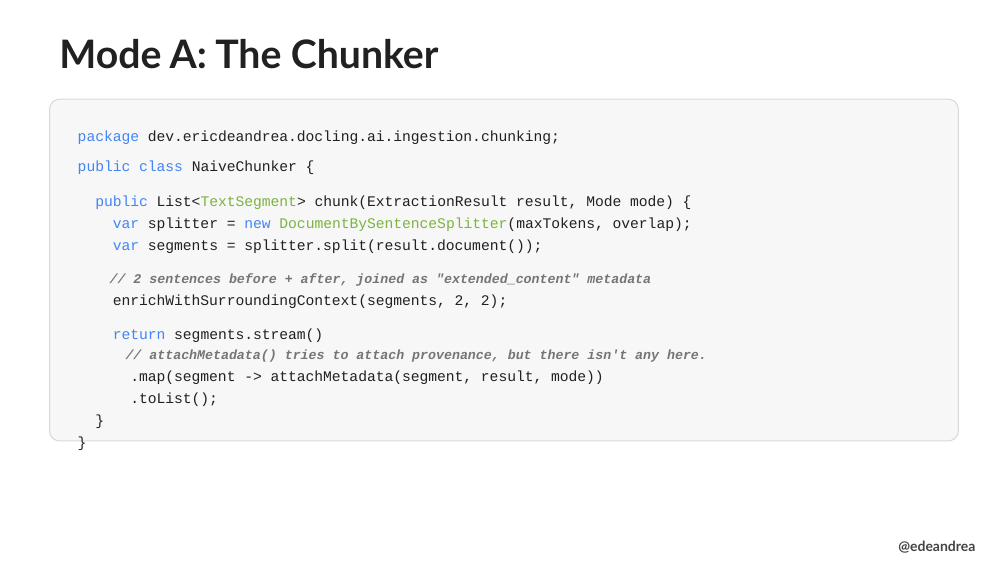
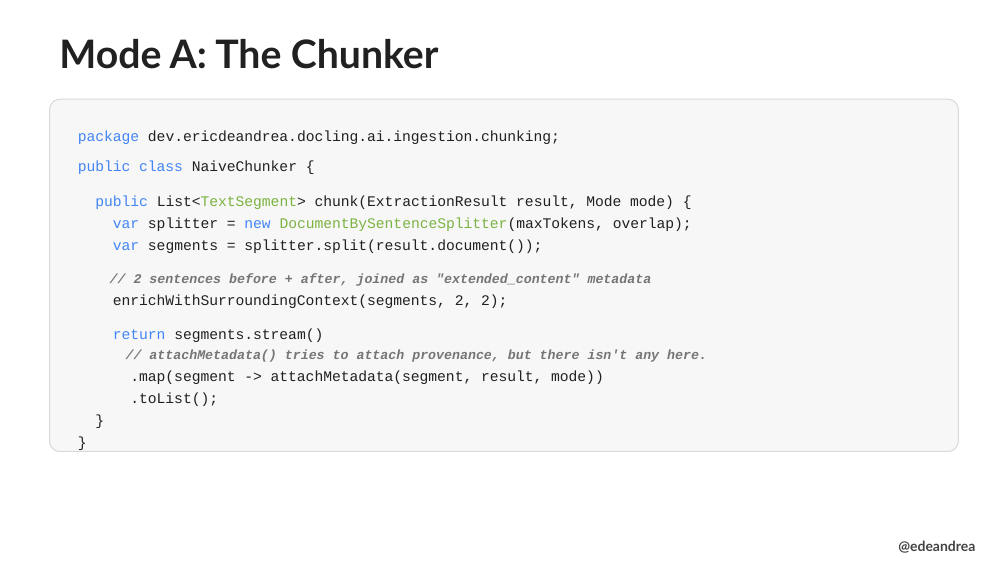
Before and after one commit to edeandrea/garbage-in-insight-out, a slide deck: slide 16 of docs/garbage-in-insight-out.pptx. Drawn at 1008x567 pixels with LibreOffice and Linux fonts; fonts in the diff are those of the drawing; background and template pictures are left out. Boxes give left, top, right and bottom in pixels: in the first picture for what was removed or moved away, otherwise in the second. Text is boxed around its words. In the diff, an @@ line names an element or a change of style, - is before the commit and + after.

```diff
--- a/docs/garbage-in-insight-out.pptx
+++ b/docs/garbage-in-insight-out.pptx
@@ rounded rectangle "package dev.ericdeandrea.docling.ai.ingestion.chunking;": place and size @@
-rounded rectangle "package dev.ericdeandrea.docling.ai.ingestion.chunking;" at box(49, 99, 959, 440)
+rounded rectangle "package dev.ericdeandrea.docling.ai.ingestion.chunking;" at box(49, 99, 959, 451)
```
Also in this commit, not shown: 3 other slides changed.
